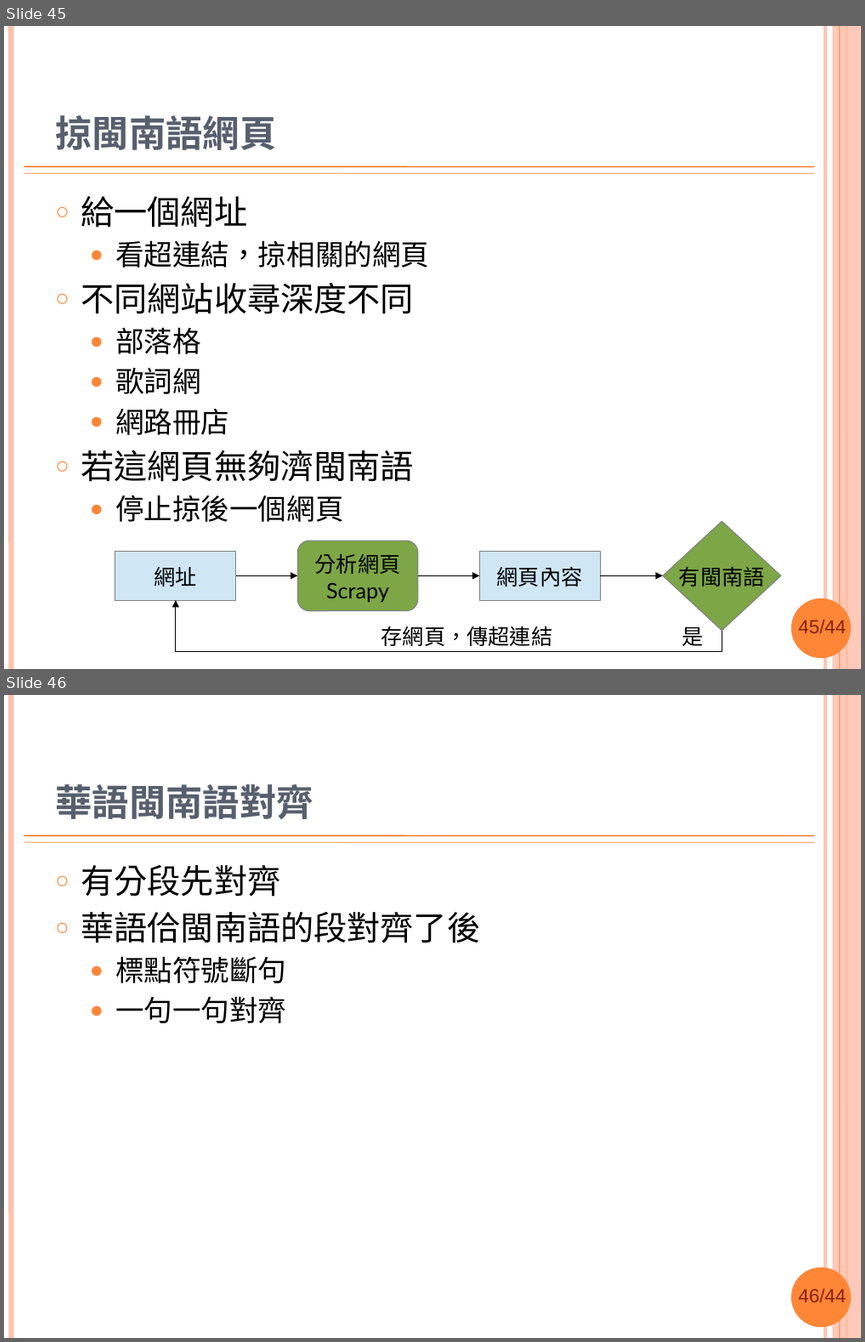
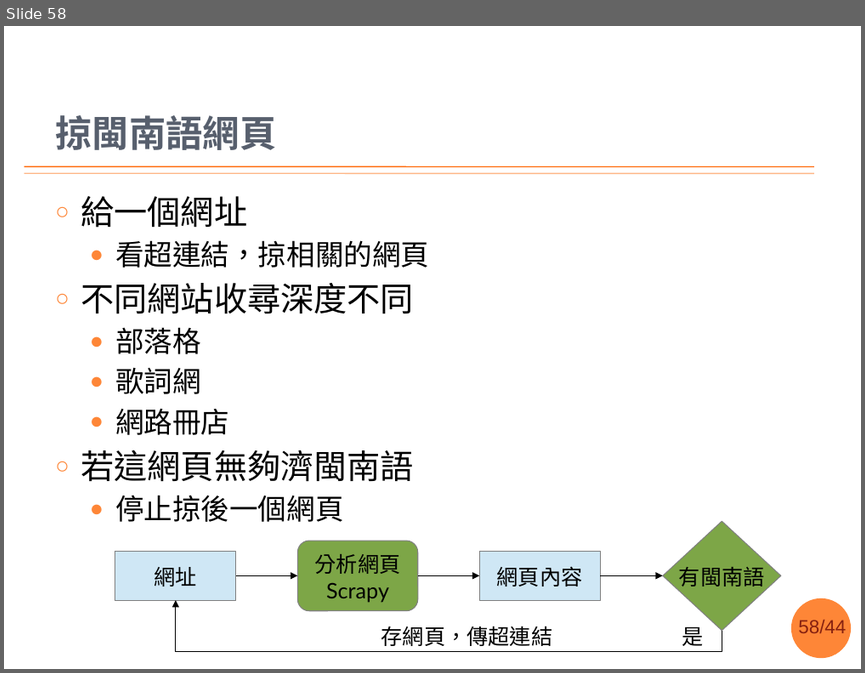
Before and after one commit to sih4sing5hong5/po3-ko3_tau5-iann2-phinn3, a slide deck: 翻譯報告.pptx. Shown one above the other, each under a label of ours: slides 45 and 46 before the commit, slide 58 after it. The pictures are 865x1342 and 865x673 pixels, drawn with LibreOffice and Linux fonts; fonts in the diff are those of the drawing; background and template pictures are left out. Boxes give left, top, right and bottom in pixels: in the first picture for what was removed or moved away, otherwise in the second. Text is boxed around its words. In the diff, an @@ line names an element or a change of style, - is before the commit and + after.

```diff
--- a/翻譯報告.pptx
+++ b/翻譯報告.pptx
@@ slide 46 removed at bbox=[4, 695, 861, 1338], background #FFFFFF; not listed: 9 template elements that a slide beside it also shows @@
@@ title removed at bbox=[55, 784, 313, 819] @@
-華語閩南語對齊
@@ text removed at bbox=[81, 865, 481, 1023] @@
-○ 有分段先對齊
-○ 華語佮閩南語的段對齊了後
-  ● 標點符號斷句
-  ● 一句一句對齊
@@ what was slide 45 is now slide 58 @@
@@ slide 58 changed as well @@
@@ line removed from (11, 26) to (11, 669) @@
@@ line removed from (825, 26) to (825, 669) @@
@@ rectangle removed at bbox=[833, 26, 861, 669] @@
@@ line removed from (840, 26) to (840, 669) @@
@@ line removed from (846, 26) to (846, 669) @@
@@ page number at bbox=[798, 619, 846, 633]: text changed @@
-45/44
+58/44
```
Also in this commit, not shown: 54 other slides changed, 3 slides added, 4 other slides removed.
